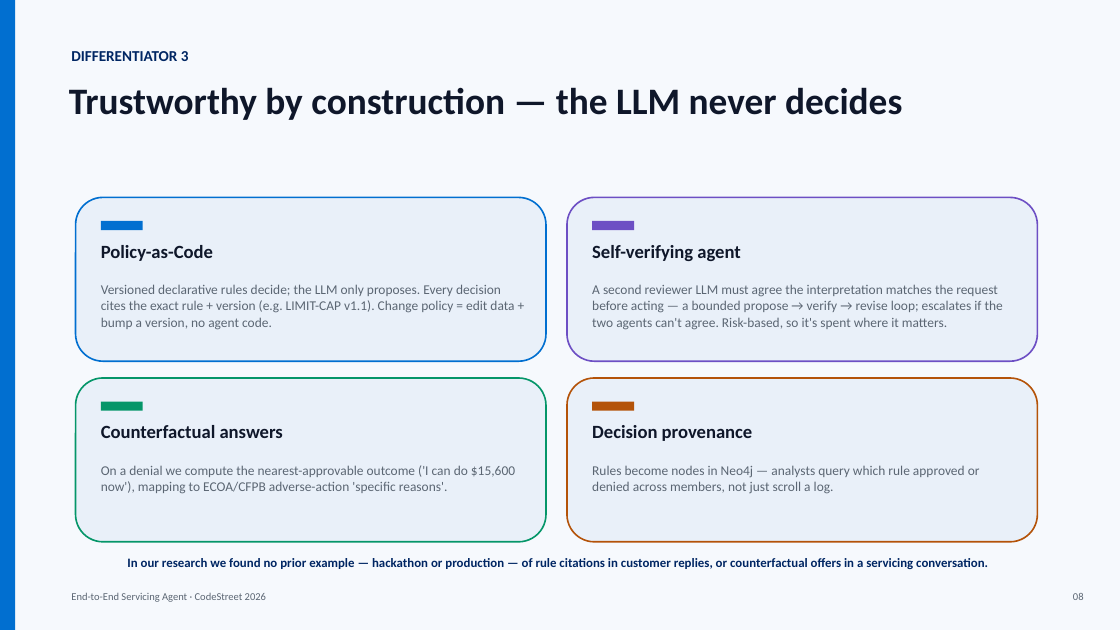
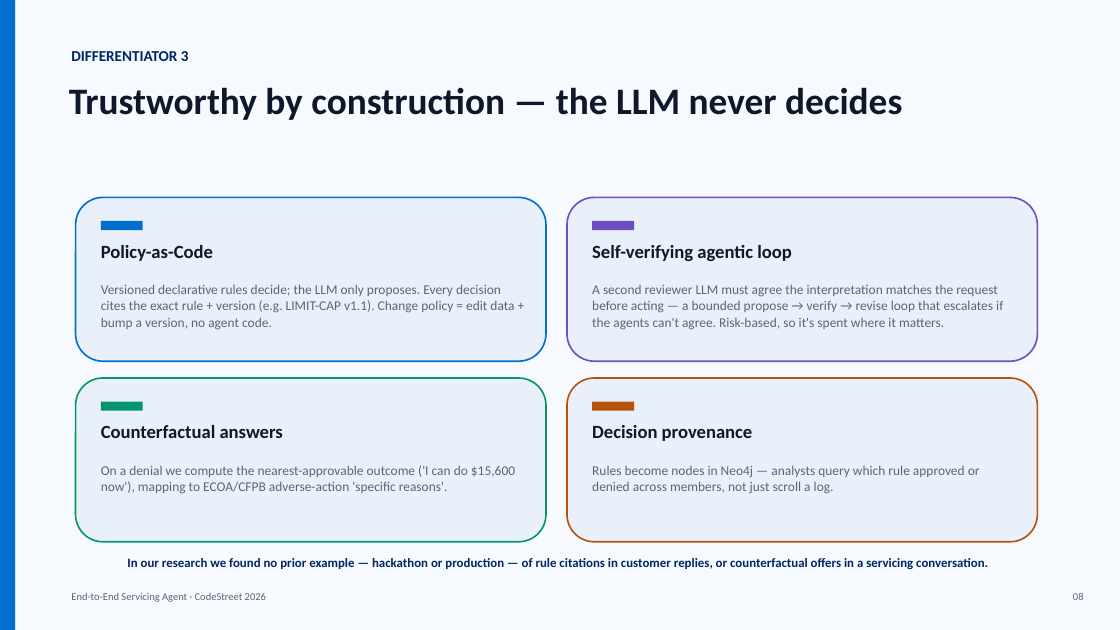
Before and after one commit to VaibhavDangaich/Codestreet_2026, a slide deck: slide 8 of deck/CodeStreet2026_Servicing_Agent.pptx. Drawn at 1120x630 pixels with LibreOffice and Linux fonts; fonts in the diff are those of the drawing. Boxes give left, top, right and bottom in pixels: in the first picture for what was removed or moved away, otherwise in the second. Text is boxed around its words. In the diff, an @@ line names an element or a change of style, - is before the commit and + after.

Commit message:
Visible decision pipeline in the UI + deck/README updates
- /chat returns the turn's audit entries as a trace; PipelineStrip renders
  them under every reply: classified -> verified -> policy rule -> executed
- Slide 4: fresh capture showing the pipeline; annotations lead with it
- Slide 8: name the bounded propose->verify->revise agentic loop explicitly
- README: demo step mentions the pipeline strip

```diff
--- a/deck/CodeStreet2026_Servicing_Agent.pptx
+++ b/deck/CodeStreet2026_Servicing_Agent.pptx
@@ text at (x1=592, y1=245, x2=792, y2=261): text changed @@
-Self-verifying agent
+Self-verifying agentic loop
@@ text at (x1=592, y1=285, x2=1003, y2=329): text changed @@
-A second reviewer LLM must agree the interpretation matches the request before acting — a bounded propose → verify → revise loop; escalates if the two agents can't agree. Risk-based, so it's spent where it matters.
+A second reviewer LLM must agree the interpretation matches the request before acting — a bounded propose → verify → revise loop that escalates if the agents can't agree. Risk-based, so it's spent where it matters.
```
Also in this commit, not shown: 1 other slide changed, 11 other files.
